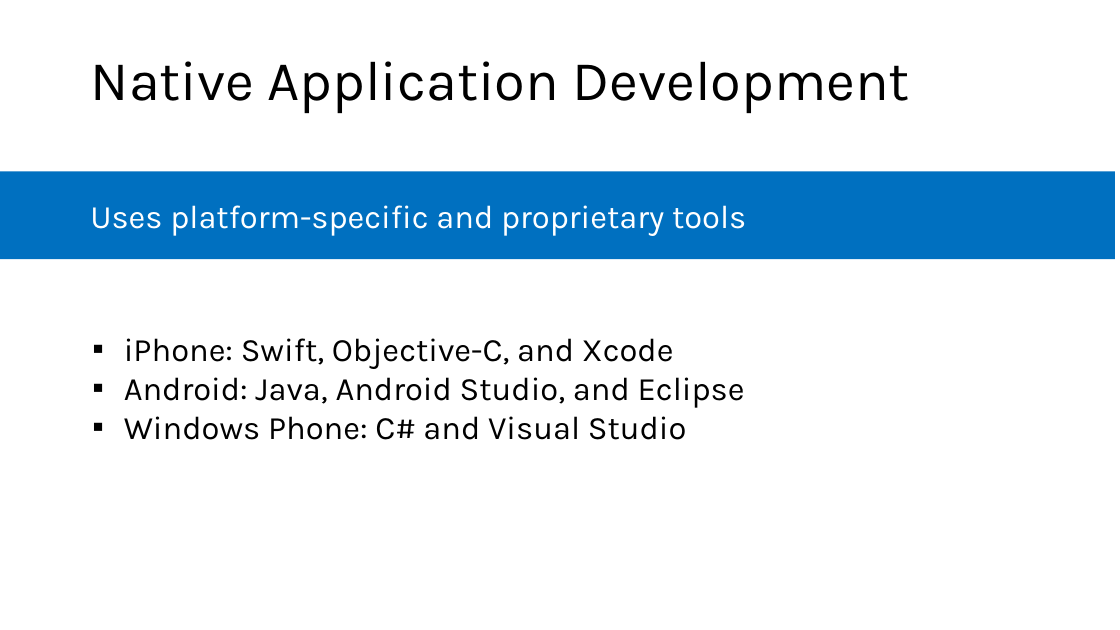
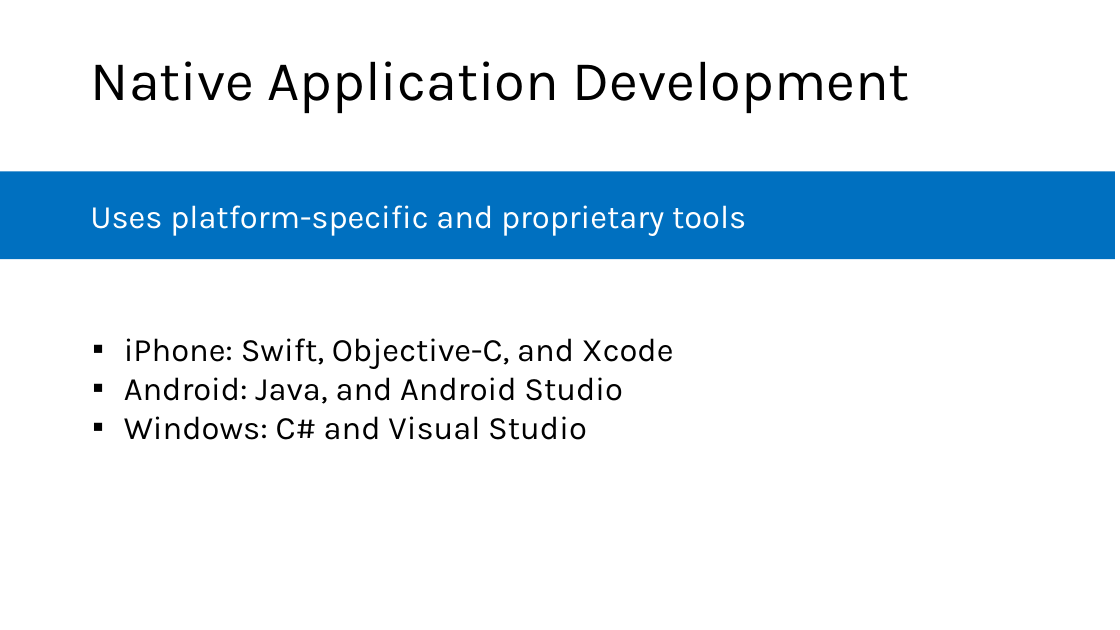
Before and after one commit to microsoft/AcademicContent, a slide deck: slide 5 of Complimentary Course Content/Module3/Lessons/Module3_Lesson01 Mobile Development Survey.pptx. Drawn at 1120x630 pixels with LibreOffice and Linux fonts; fonts in the diff are those of the drawing. Boxes give left, top, right and bottom in pixels: in the first picture for what was removed or moved away, otherwise in the second. Text is boxed around its words. In the diff, an @@ line names an element or a change of style, - is before the commit and + after.

```diff
--- a/Complimentary Course Content/Module3/Lessons/Module3_Lesson01 Mobile Development Survey.pptx
+++ b/Complimentary Course Content/Module3/Lessons/Module3_Lesson01 Mobile Development Survey.pptx
@@ text at box(124, 377, 623, 440): text changed @@
-    ▪ Android: Java, Android Studio, and Eclipse
-    ▪ Windows Phone: C# and Visual Studio
+    ▪ Android: Java, and Android Studio
+    ▪ Windows: C# and Visual Studio
```
Also in this commit, not shown: 2 other files.
